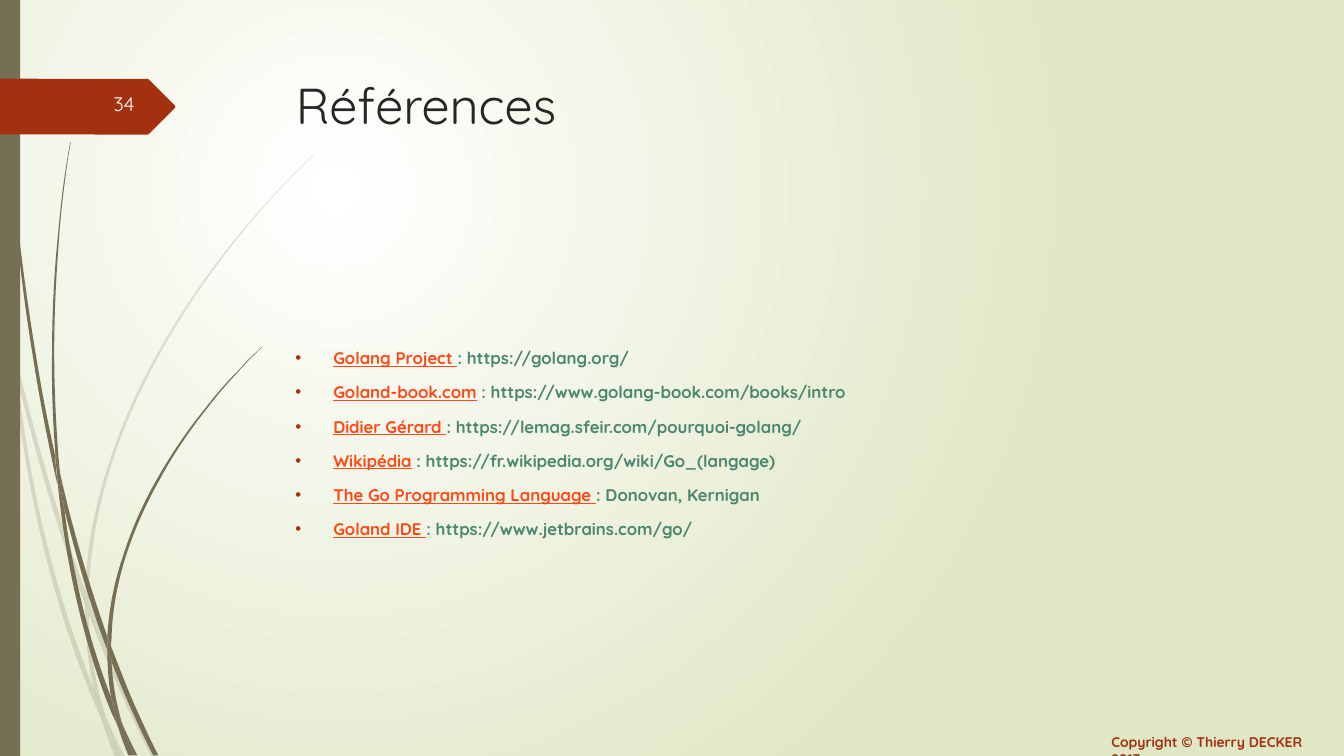
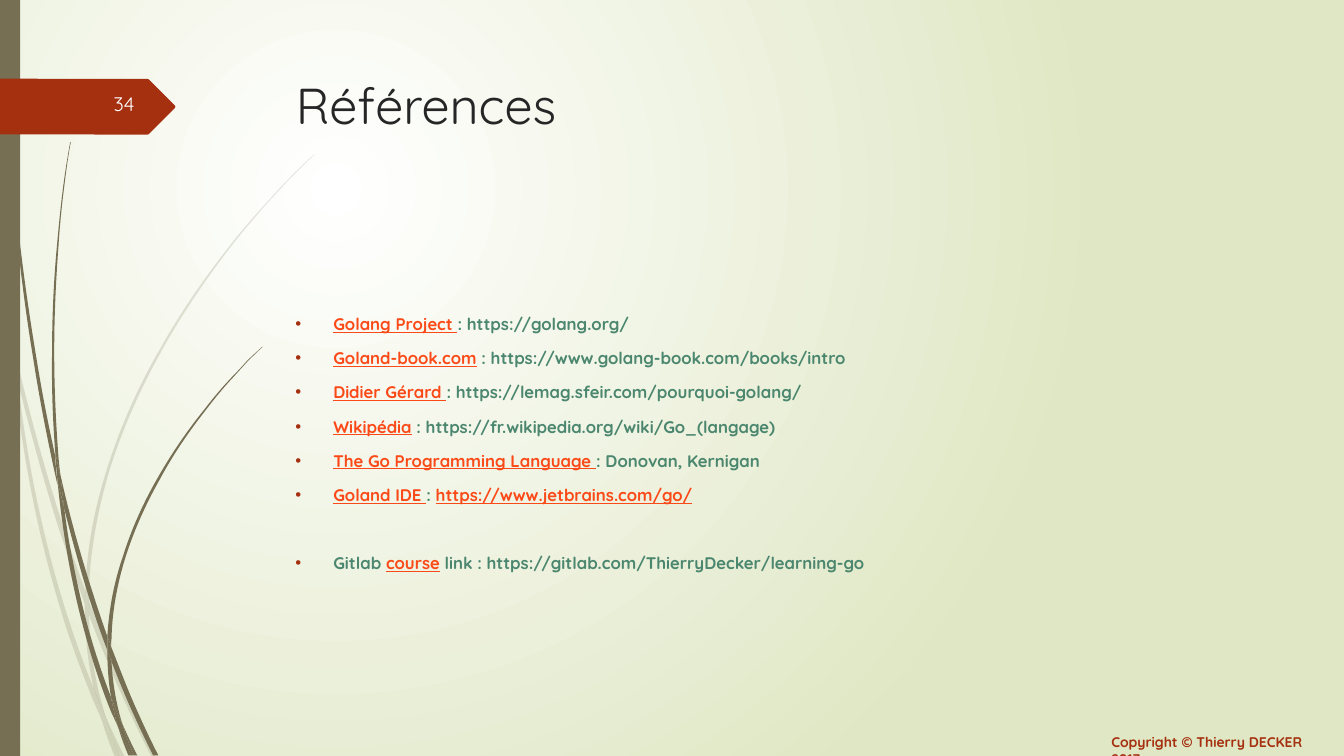
Before and after one commit to thierrydecker/learning-go, a slide deck: slide 34 of documentations/learning-go.pptx. Drawn at 1344x756 pixels with LibreOffice and Linux fonts; fonts in the diff are those of the drawing. Boxes give left, top, right and bottom in pixels: in the first picture for what was removed or moved away, otherwise in the second. Text is boxed around its words. In the diff, an @@ line names an element or a change of style, - is before the commit and + after.

```diff
--- a/documentations/learning-go.pptx
+++ b/documentations/learning-go.pptx
@@ text at [333, 487, 693, 505]: text colour #4B866E to #FB4A18, underline on in "https://www.jetbrains.com/go/" @@
@@ text at [333, 555, 865, 573]: paragraph added @@
+• Gitlab course link : https://gitlab.com/ThierryDecker/learning-go
```
Also in this commit, not shown: 1 other file.
